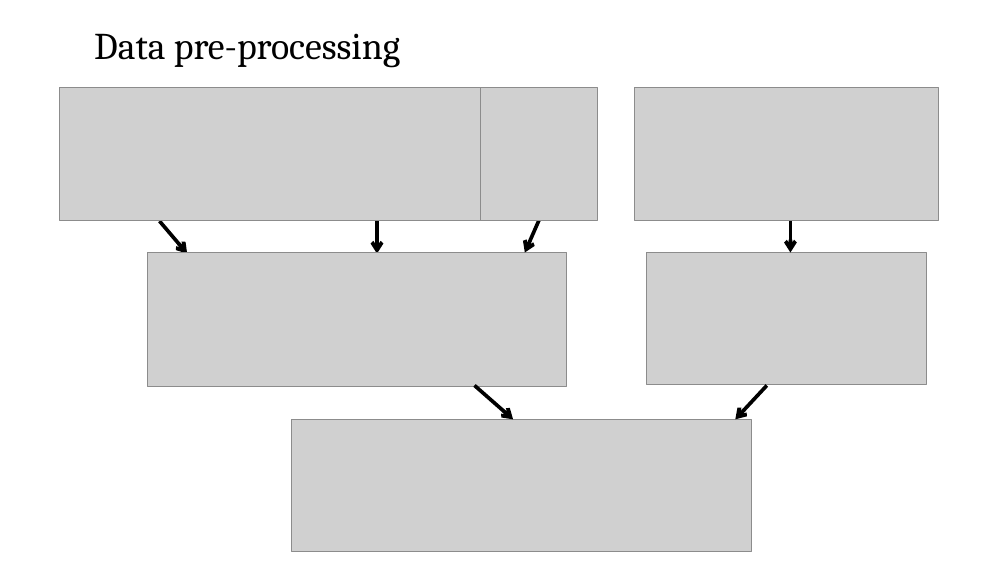
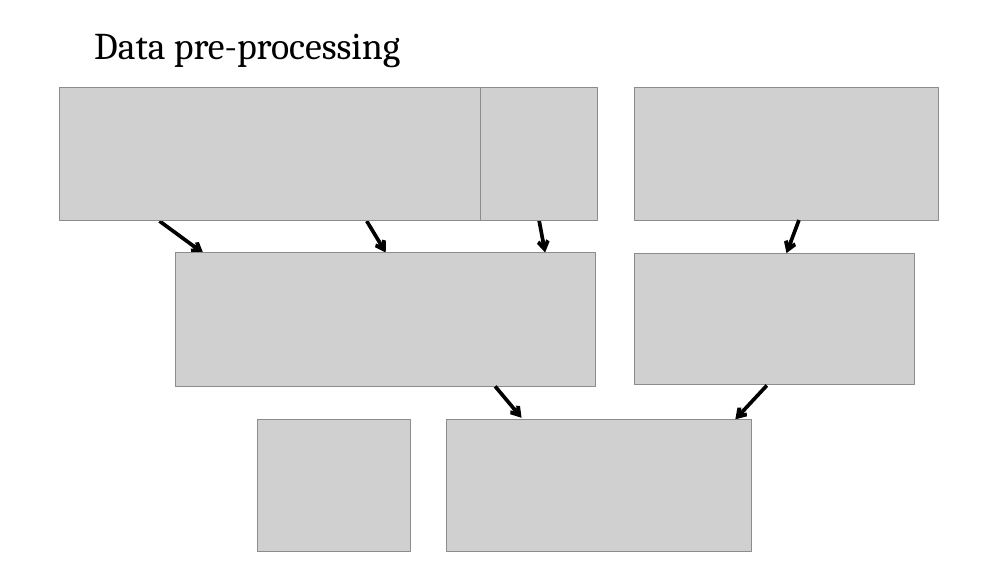
Before and after one commit to JNYH/movie_recommender, a slide deck: slide 3 of movie_recommender.pptx. Drawn at 1008x567 pixels with LibreOffice and Linux fonts; fonts in the diff are those of the drawing; grey boxes stand for pictures. Boxes give left, top, right and bottom in pixels: in the first picture for what was removed or moved away, otherwise in the second. Text is boxed around its words. In the diff, an @@ line names an element or a change of style, - is before the commit and + after.

```diff
--- a/movie_recommender.pptx
+++ b/movie_recommender.pptx
@@ arrow moved from (160, 221) - (188, 253) to (160, 221) - (203, 253) @@
@@ arrow moved from (377, 221) - (377, 253) to (367, 221) - (386, 253) @@
@@ arrow moved from (539, 220) - (525, 253) to (539, 220) - (545, 253) @@
@@ arrow moved from (791, 221) - (791, 253) to (799, 220) - (786, 253) @@
@@ picture: place and size @@
-picture at bbox=[147, 253, 567, 386]
+picture at bbox=[176, 253, 596, 386]
@@ picture: place and size @@
-picture at bbox=[647, 253, 927, 384]
+picture at bbox=[634, 253, 915, 385]
@@ arrow moved from (475, 386) - (513, 420) to (495, 386) - (522, 418) @@
@@ picture added at bbox=[258, 420, 411, 552] @@
@@ picture: place and size @@
-picture at bbox=[292, 420, 752, 552]
+picture at bbox=[446, 420, 751, 552]
```
Also in this commit, not shown: 1 other slide changed.
